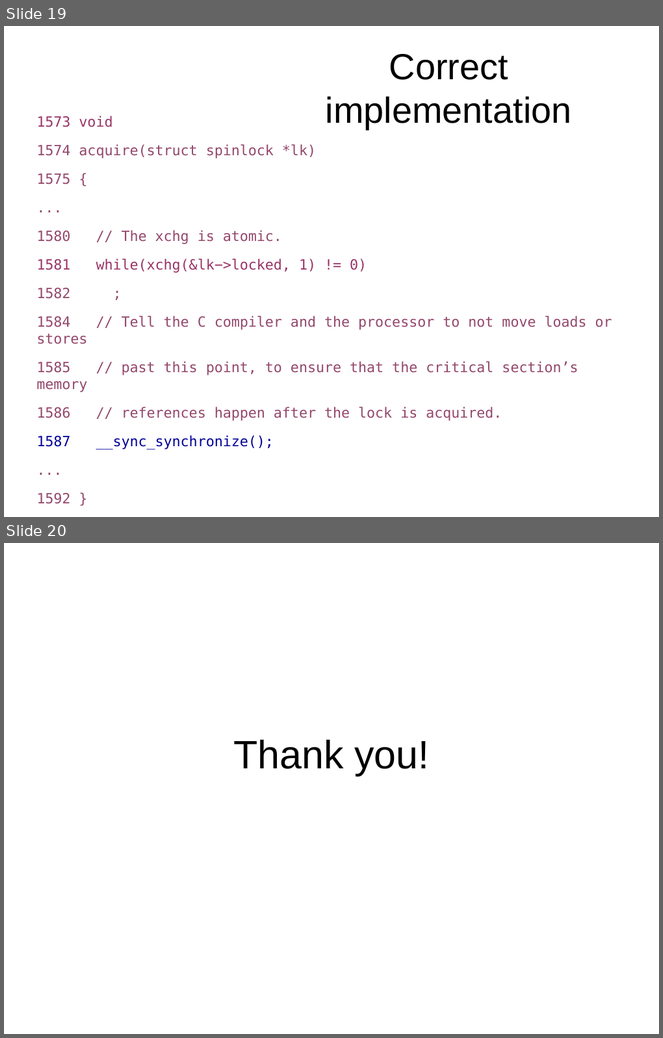
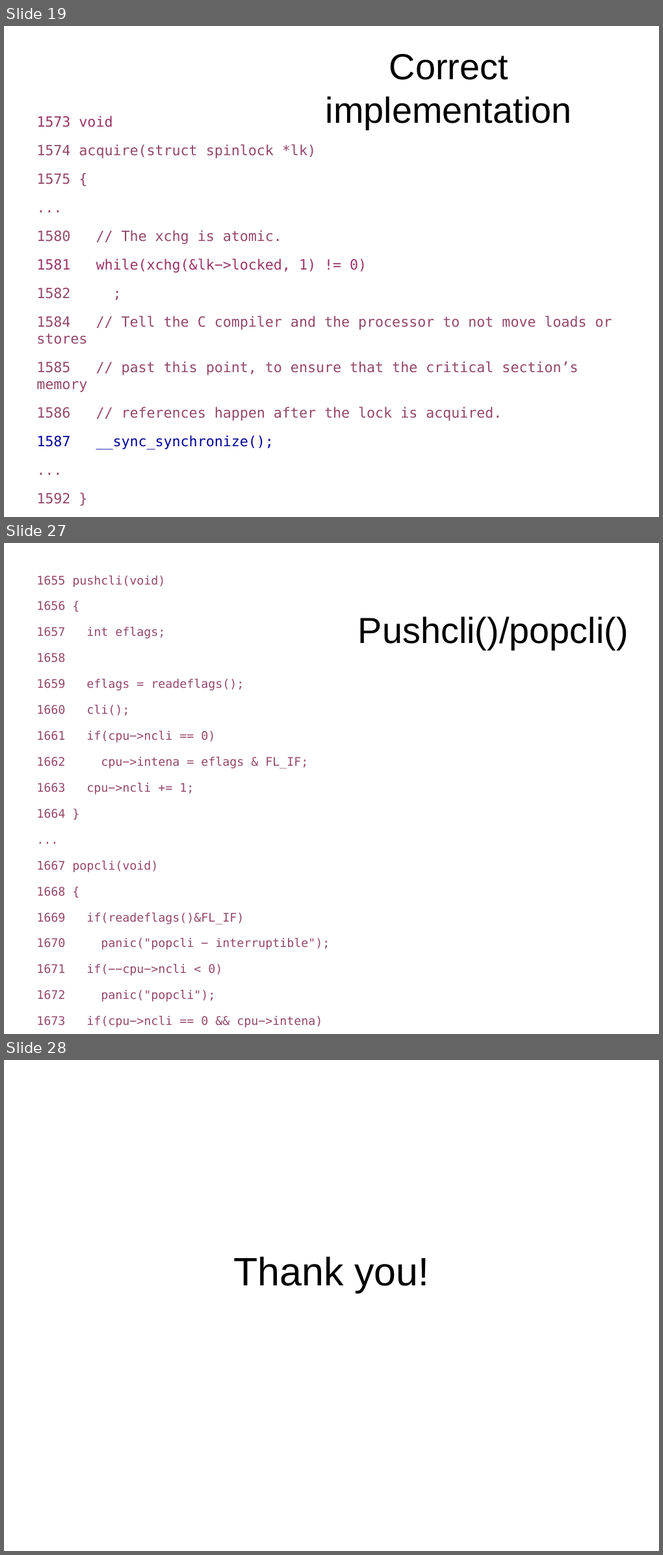
Before and after one commit to antonburtsev/cs5460, a slide deck: lectures/lecture15-locking/lecture15-locking.odp. Shown one above the other, each under a label of ours: slides 19 and 20 before the commit, slides 19, 27 and 28 after it; the slides between them are not shown. The pictures are 663x1038 and 663x1555 pixels, drawn with LibreOffice and Linux fonts; fonts in the diff are those of the drawing. Boxes give left, top, right and bottom in pixels: in the first picture for what was removed or moved away, otherwise in the second. Text is boxed around its words. In the diff, an @@ line names an element or a change of style, - is before the commit and + after.

```diff
--- a/lectures/lecture15-locking/lecture15-locking.odp
+++ b/lectures/lecture15-locking/lecture15-locking.odp
@@ slide 27 added at bbox=[4, 543, 659, 1034], background #FFFFFF @@
@@ text added at bbox=[36, 575, 330, 1028], 14.4 pt, text #94476B @@
+1655 pushcli(void)
+1656 {
+1657 int eflags;
+1658
+1659 eflags = readeflags();
+1660 cli();
+1661 if(cpu−>ncli == 0)
+1662 cpu−>intena = eflags & FL_IF;
+1663 cpu−>ncli += 1;
+1664 }
+...
+1667 popcli(void)
+1668 {
+1669 if(readeflags()&FL_IF)
+1670 panic("popcli − interruptible");
+1671 if(−−cpu−>ncli < 0)
+1672 panic("popcli");
+1673 if(cpu−>ncli == 0 && cpu−>intena)
+1674 sti();
+1675 }
@@ title added at bbox=[358, 616, 629, 649], 44 pt, text #000000 @@
+Pushcli()/popcli()
@@ what was slide 20 is now slide 28 @@
```
Also in this commit, not shown: 2 slides changed, 7 other slides added, 3 other files.
